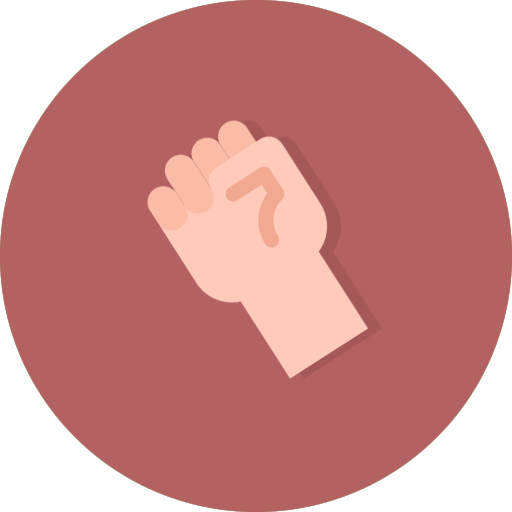
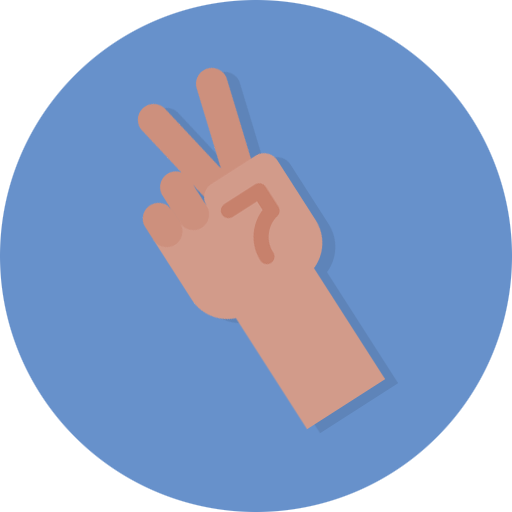
Revision of a layered w=512, h=512 image; what changed, layer by layer:
renamed "Paper" to "Rock", hid the group it (3 layers) over [0, 0, 512, 512]
renamed "Rock" to "Paper", hid the group it (3 layers) over [0, 0, 512, 512]
painted on "rock-paper-scissors copy" (2nd of 3, in "Artboard 1" › "Paper") over [116, 75, 381, 433]
hid "rock-paper-scissors" (2nd of 4, in "Artboard 1" › "Paper"), painted on it over [132, 78, 396, 473]
painted on "rock-paper-scissors copy" (3rd of 3, in "Artboard 1" › "Scissors") over [137, 66, 386, 430]
